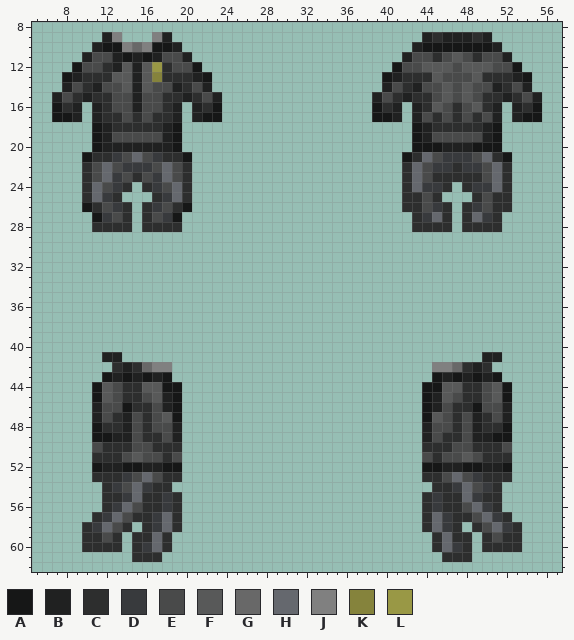
Two states of a pixel-art sprite, Resources/Textures/Fractions/Clothing/German/Uniforms/Jumpsuit/officer_green.rsi/equipped-INNERCLOTHING-digi.png. The picture above was drawn from the file before the commit.
The file is 64x64 pixels. Pixels under 10% opacity are left out. Colours within 5 levels of each other are drawn and written as one. Shown: x 5..57, y 8..62.
Palette (. is transparent): A #161717  B #202121  C #2d2e2e  D #383a3d  E #494a4a  F #585959  G #686868  H #65686e  J #808080  K #85833c  L #999845
Pixels before (only the part around the change), first column x 5:
 8 .....................................................
 9 .......BJ...JB.........................BCBBBCB.......
10 ......BAAJGJAAB.......................BAAAAAAAB......
11 .....BEEBABABEEB.....................BEECEFECEEB.....
12 ....AEECBFBFLCEEA...................AEEFFFEFFFEEA....
13 ...ABCCCFFBFKCCCBA.................ABCCCFEEEFCCCBA...
14 ...BECBEEFBFEEBCEB.................BECBEEFEFEEBCEB...
15 ..BECBCCEEBEECCBCEB...............BECBCCEFEFECCBCEB..
16 ..ACB.BCEEBEECB.BCA...............ACB.BCFECEFCB.BCA..
17 ..AAB.BCCECECCB.BAA...............AAB.BECECECEB.BAA..
18 ......ABCCCCCBA.......................ABCCCCCBA......
19 ......ABEEEEEBA.......................ABEEEEEBA......
20 ......ABBBBBBBA.......................AAABBBAAA......
21 .....ACCDEHEDCCA.....................ACHEDDDEHCA.....
22 .....CEHEDDDEHEC.....................CHEDDCDDEHC.....
23 .....CEHDECEDHEC.....................CHECCCCCEHC.....
24 .....CHEDC.CDEHC.....................CHDDC.CDDHC.....
25 .....CHDC...CDHC.....................CCEC...CECC.....
26 .....ACEDC.CDECA.....................CCEDC.CDECC.....
27 ......ADEC.CEDA.......................CDHC.CHDC......
28 ......CCCC.CCCC.......................CCCC.CCCC......
29 .....................................................
30 .....................................................
31 .....................................................
32 .....................................................
33 .....................................................
34 .....................................................
35 .....................................................
36 .....................................................
37 .....................................................
38 .....................................................
39 .....................................................
40 .....................................................
41 .......BB....................................BB......
42 ........CBCGJJ..........................JJGCBC.......
43 .......ABABABA..........................ABABABA......
44 ......AFECCFFAA........................AAFFCCEFA.....
45 ......AFECCEFBA........................ABFECCEFA.....
46 ......BEEACCEBA........................ABECCAEEB.....
47 ......BECBECEFA........................AFECEBCEB.....
48 ......ACCBECEEB........................BEECEBCCA.....
49 ......AABBECCEB........................BECCEBBAA.....
50 ......ECCCEECCC........................CCCEECCCE.....
51 ......CCCEFEECE........................ECEEFECCC.....
52 ......ABBAABBAA........................AABBAABBA.....
53 ......CCCDEHECC........................CCEHEDCCC.....
54 .......CDEHDCC..........................CCDHEDC......
55 .......CCDHCCDC........................CDCCHDCC......
56 .......CDHECCDC........................CDCCEHDC......
57 ......CDHECCDHC........................CHDCCEHDC.....
58 .....CDHEC.CDHC........................CHDC.CEHDC....
59 .....CCEC.CCHC..........................CHCC.CECC....
60 .....CCCC.CDHC..........................CHDC.CCCC....
61 ..........CCC............................CCC.........
62 .....................................................
After the commit:
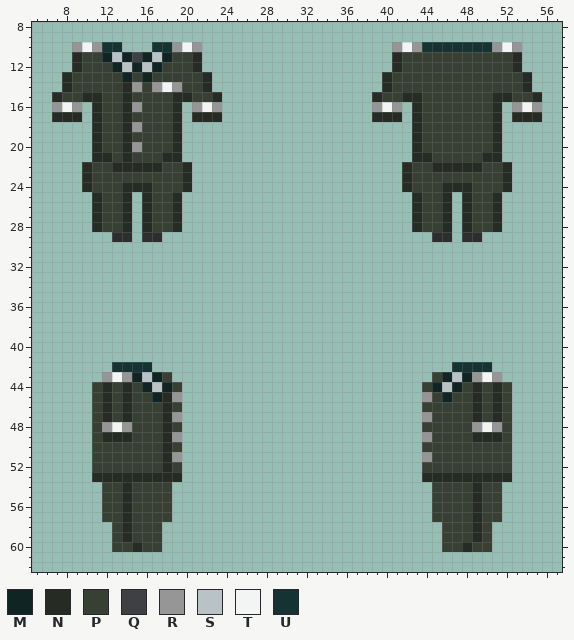
Colours new in this view: M #0f2423  N #262b23  P #384034  Q #3e4044  R #969696  S #b9c2c4  T #f3f5f4  U #153332
From old to new:
Changed rows in their new state; - is an unchanged pixel.
first column x 7:
 9 -----..---..-------------------------.......-----
10 --RTRUU...UURTR-------------------RTRUUUUUUURTR--
11 --NPPMSMQMSMPPN-------------------NPPPPPPPPPPPN--
12 --NPPPMSMSMPPPN-------------------NPPPPPPPPPPPN--
13 -NPPPPPMPMPPPPPN-----------------NPPPPPPPPPPPPPN-
14 -NPPPPPNRPRTRPPN-----------------NPPPPPPPPPPPPPN-
15 NPPNNPPNPPPPNNPPN---------------NPPNNPPPPPPPNNPPN
16 RTR-NPPNRPPPN-RTR---------------RTR-NPPPPPPPN-RTR
17 NNN-NPPNPPPPN-NNN---------------NNN-NPPPPPPPN-NNN
18 ----NPPNRPPPN-----------------------NPPPPPPPN----
19 ----NPPNPPPPN-----------------------NPPPPPPPN----
20 ----NPPNRPPPN-----------------------NPPPPPPPN----
21 ---.NNPNPPPNN.---------------------.NNPPPPPNN.---
22 ---NPPNNNNNPPN---------------------NPPNNNNNPPN---
23 ---NPPPPPPPPPN---------------------NPPPPPPPPPN---
24 ---NPPPNNNPPPN---------------------NPPPNNNPPPN---
25 ---.NPPN-NPPN.---------------------.NPPN-NPPN.---
26 ---.NPPN-NPPN.---------------------.NPPN-NPPN.---
27 ----NPPN-NPPN-----------------------NPPN-NPPN----
28 ----NPPN-NPPN-----------------------NPPN-NPPN----
29 ------CC-CC---------------------------CC-CC------
first column x 10:
41 --..------------------------------------..--
42 ---UUUU..--------------------------..UUUU---
43 --RTRMSMP--------------------------PMSMRTR--
44 -PNPNPMSMP------------------------PMSMPNPNP-
45 -PNPNPPMNR------------------------RPMPPNPNP-
46 -PNPNPPPNP------------------------PPPPPNPNP-
47 -PNPNPPPNR------------------------RPPPPNPNP-
48 -PRTRPPPNP------------------------PPPPPRTRP-
49 -PNNNPPPNR------------------------RPPPPNNNP-
50 -PPPPPPPNP------------------------PPPPPPPPP-
51 -PPPPPPPNR------------------------RPPPPPPPP-
52 -PPPPPPPNP------------------------PPPPPPPPP-
53 -NNNNNNNNN------------------------NNNNNNNNN-
54 --PPNPPPP--------------------------PPPPNPP--
55 --PPNPPPP.------------------------.PPPPNPP--
56 --PPNPPPP.------------------------.PPPPNPP--
57 -.PPNPPPP.------------------------.PPPPNPP.-
58 ...PNPPP..------------------------..PPPNP...
59 ...PNPPP.--------------------------.PPPNP...
60 ...PPNPP.--------------------------.PPNPP...
61 -----...----------------------------...-----
